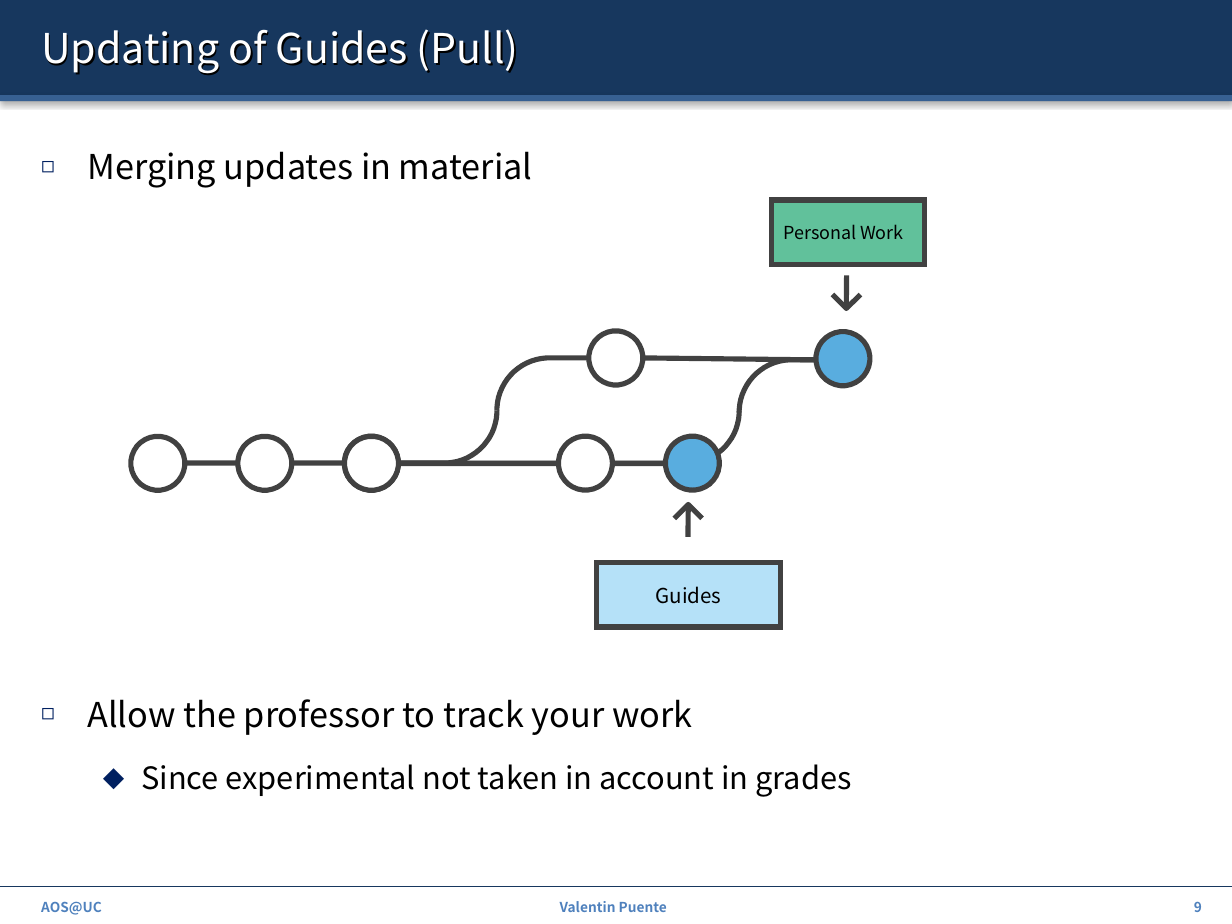
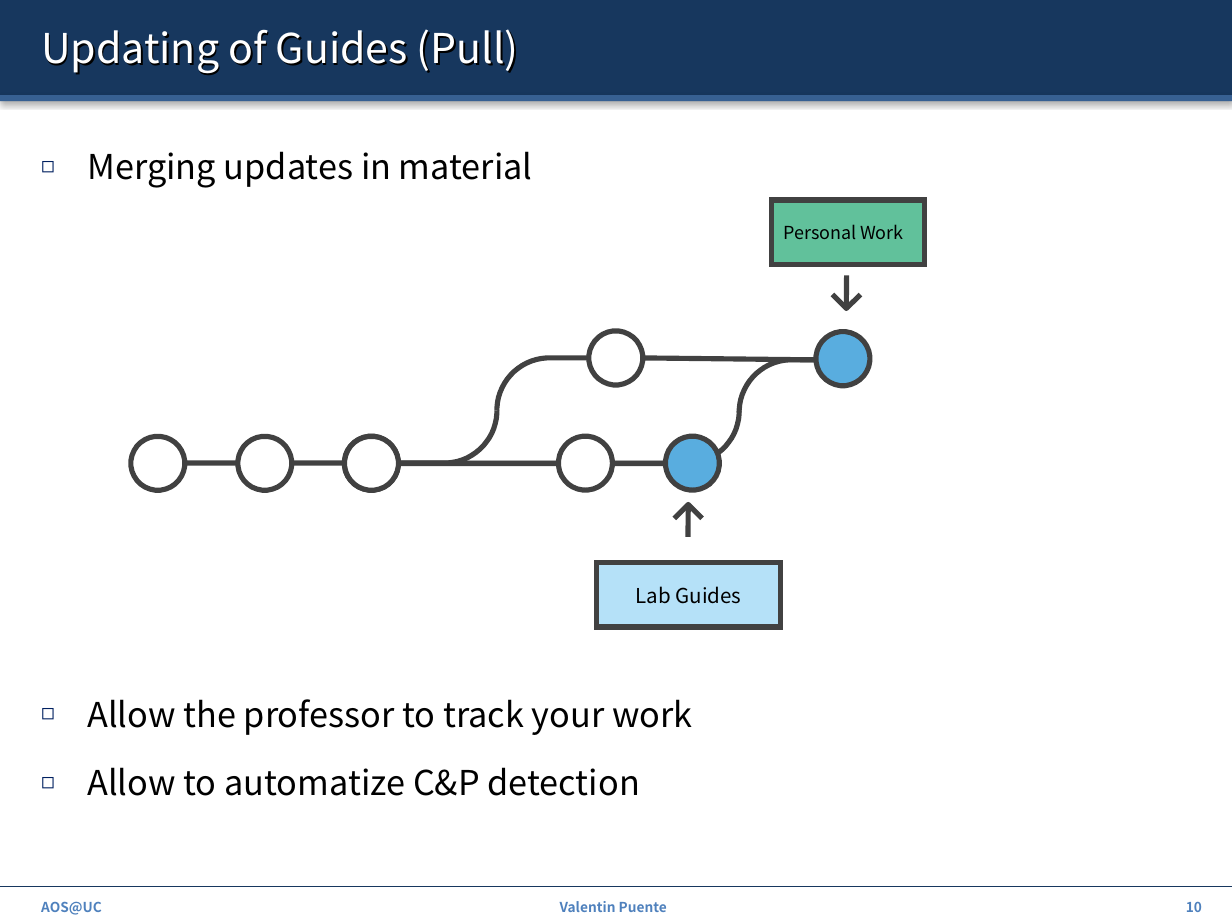
Before and after one commit to ZdravkoDimitrovArnaudov/AOS-XV6-RISCV, a slide deck: slide 10 of 00_Intro.pptx (slide 9 before the commit). Drawn at 1232x924 pixels with LibreOffice and Linux fonts; fonts in the diff are those of the drawing. Boxes give left, top, right and bottom in pixels: in the first picture for what was removed or moved away, otherwise in the second. Text is boxed around its words. In the diff, an @@ line names an element or a change of style, - is before the commit and + after.

```diff
--- a/00_Intro.pptx
+++ b/00_Intro.pptx
@@ text in rectangle at box(636, 586, 741, 604): text changed @@
-Guides
+Lab Guides
@@ text at box(87, 767, 640, 796): text changed; size 18 to 20 pt @@
-  ⬥ Since experimental not taken in account in grades
+◻ Allow to automatize C&P detection
@@ page number at box(1186, 901, 1202, 912): text changed @@
-9
+10
```
Also in this commit, not shown: 9 other slides changed, 5 slides added, 1 other file.
